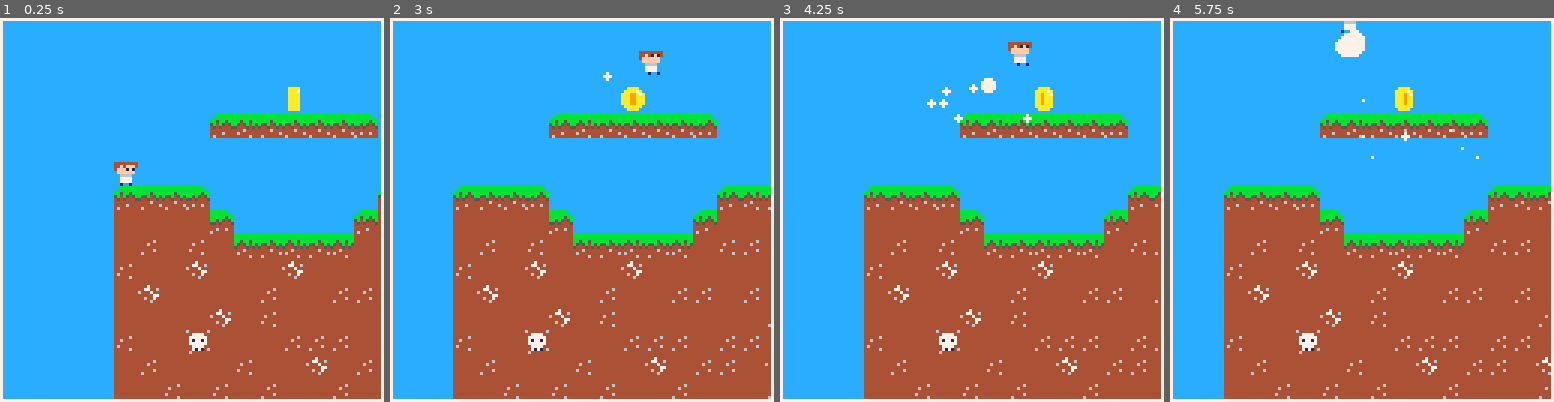
Above: before the commit, frames 1-4 (left to right).
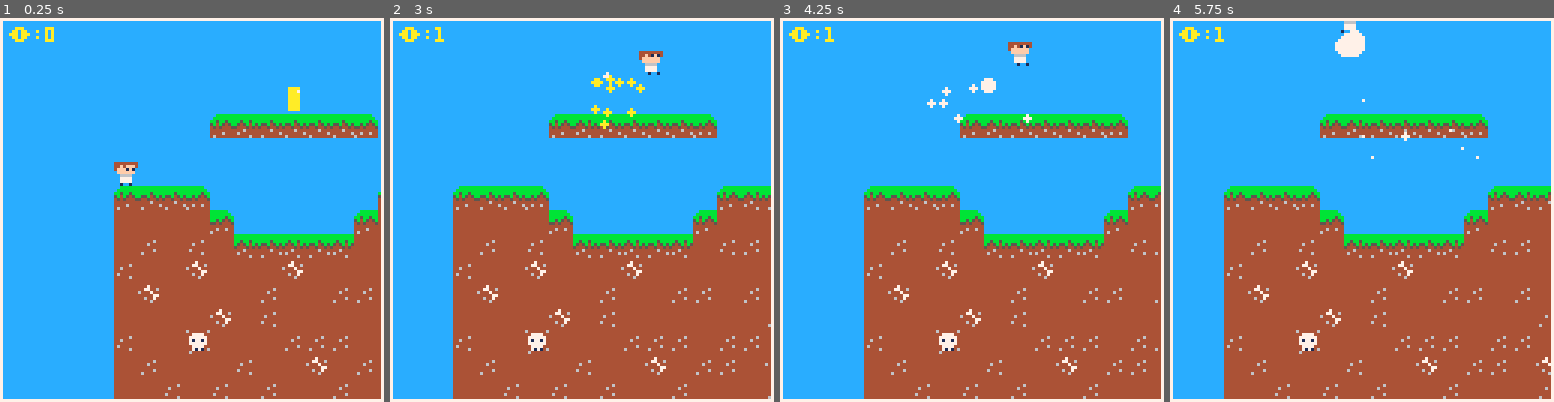
Above: after the commit, the same moments.

Repository: XFajk/vulakan-runner-pico8
Game: PICO-8 cartridge vulkan_runner.p8
Same seed, same stepped clock (60 frames per second), same inputs: the game is played once before the commit and once after it.
Inputs:
- Up to frame 1 (0.25 s): no input
- Up to frame 2 (3 s): tap X (X key) at 0.33, 1.07, 1.85, 2.97 s; tap O (Z key) at 0.7, 1.7, 2.1, 2.5, 2.9 s; hold Right 1.6-2.1 s; hold Right from 2.47 s (still down)
- Up to frame 3 (4.25 s): release Right at 3.03 s; hold Left 3.08-3.58 s; tap O (Z key) at 3.3, 3.7, 4.1 s; hold Right from 4.02 s (still down); tap X (X key) at 4.08 s
- Up to frame 4 (5.75 s): tap O (Z key) every 0.4 s from 4.5 to 5.7 s; release Right at 4.68 s; hold Left 5.08-5.68 s; tap X (X key) at 5.2 s

The runs differ from the first frame. In frame 1, 0.2% of the frame differs, in the area x 2-15%, y 2-7%; in frame 2, 0.8%, in the area x 2-67%, y 2-29%; in frame 3, 0.5%; in frame 4, 0.5%.

Commit message:
added a coin collection system and a kill system
added a coin collection system and a kill system then smoothed up the eye animation and expanded the test level

Diff:
--- a/vulkan_runner.p8
+++ b/vulkan_runner.p8
@@ -6,6 +6,8 @@
 	coin_i={1,gen_anim({16,17,18,19},{4,3,3,3})}
 	ply=player(0,50)
 	plat={}
+	cs={}
+	trs={}
 
 	scr={0,0}
 
@@ -13,8 +15,8 @@
 
 function _update()
 
-	ply:update(plat)
-	scr[1]+=(ply.box.x1-scr[1]-68)/10
+	ply:update(plat,cs,trs)
+	if (ply.♥) scr[1]+=(ply.box.x1-scr[1]-68)/10
 
 	-- coin animation logic
 	if coin_i[1] < #coin_i[2]then
@@ -32,22 +34,28 @@
 	--begin drawing of the map
 	c_block=0 --curent block
 	plat={}
+	cs={}
+	trs={}
 	for y=0,16 do
-		for x=0,70 do
+		for x=0,72 do
 			c_block=mget(x,y)
 			if c_block ~= 0 then
 				if c_block == 162 then
 					spr(coin_i[2][coin_i[1]],x*8-scr[1],y*8-1)
 				else
 					spr(c_block,x*8-scr[1],y*8)
-					add(plat,█(x*8,y*8,7,7))
-				end
+				end
+				if (fget(c_block,0)) add(plat,█(x*8,y*8,7,7))
+				if (fget(c_block,1)) add(cs,█(x*8,y*8,7,7))
+				if (fget(c_block,2)) add(trs,█(x*8+3,y*8+3,1,1))
 			end
 		end
 	end
 	-- end drawing of the map
 
 	ply:draw(scr)
+
+	print("☉:"..ply.points,3,3,10)
 
 	rect(0,0,127,127,7)
 end
@@ -157,6 +166,8 @@
 		jumped=false,
 		djumped=true,
 		air⧗=0,
+		points=0,
+		♥=true,
 
 		--animation logic
 		anim_i=0,
@@ -171,7 +182,7 @@
 		inp_pars={},
 		walk⧗=time(),
 
-		update=function(self,plat)
+		update=function(self,plat,cs,trs)
 
 			-- walking logic
 			self.vel={0,0}
@@ -202,6 +213,8 @@
 				end
 			end
 
+			if (btn(5) and not self.♥) self.♥=true
+
 			self.vel[2] += self.force
 			self.force+=0.5
 			if self.force>7 then
@@ -214,7 +227,9 @@
 				self.mode="walk"
 			end
 
-			-- sound logic
+			if not self.♥ then
+				self.vel={0,0}
+			end
 
 			-- collision logic
 			self.box,col=move(self.box,self.vel,plat)
@@ -235,6 +250,15 @@
 			if col.top then
 				self.force=1
 			end
+
+			for i,t in pairs(trs) do
+				if (coll(self.box,t)) self:kill()
+			end
+
+			for i,c in pairs(cs) do
+				if (coll(self.box,c)) self:pick_c(c)
+			end
+
 
 			-- sound logic
 			if time()-self.walk⧗ > 0.2 and col.bottom and self.mode=="walk" then
@@ -255,9 +279,9 @@
 					self.anim_i=2
 				elseif self.force<0 then
 					self.anim_i=0
-				elseif self.force==0then
+				elseif flr(self.force)==0then
 					self.anim_i=1
-				elseif self.force>0 then
+				elseif flr(self.force)>0 then
 					self.anim_i=2
 				end
 			else
@@ -268,7 +292,8 @@
 			elseif self.vel[1]<0 then
 				self.facing=true
 			end
-			spr(self.anims[self.mode][self.anim_i+1],self.box.x1-scroll[1],self.box.y1,1,1,self.facing,false)
+
+			if (self.♥) spr(self.anims[self.mode][self.anim_i+1],self.box.x1-scroll[1],self.box.y1,1,1,self.facing,false)
 
 			-- particle logic
 			for i,p in pairs(self.pars) do
@@ -291,6 +316,39 @@
 					self.inp_pars[i]=nil
 				end
 			end
+
+			if not self.♥ then
+				print("press ❎ to respawn", 30,40,8)
+			end
+
+		end,
+		kill=function(s)
+			sfx(4)
+			for i=0,60 do
+					add(s.inp_pars,{{s.box.x1+4,s.box.y2+4},{(rnd(20)-10)/5,(rnd(10)-10)/3},5,8})
+			end
+			s.vel={0,0}
+			s.jumped=false
+			s.djumped=true
+			s.air⧗=0
+			s.♥=false
+
+			s.anim_i=0
+			s.mode="idle"
+			s.facing=false
+			s.walk⧗=time()
+			s.box.x1=0
+			s.box.y1=50
+			s.box:update()
+		end,
+
+		pick_c=function(s,c)
+			s.points+=1
+			mset(c.x1/8,c.y1/8,0)
+			sfx(0)
+			for i=0,10 do
+					add(s.inp_pars,{{s.box.x1+4,s.box.y2+4},{(rnd(20)-10)/8,(rnd(10)-10)/4},2,10})
+			end
 		end
 	}
 end
@@ -423,27 +481,36 @@
 
 
 
+
+__gff__
+0000000000000000000000000000000000000000000000000000000000000000000000000000000000000000000000000000000000000000000000000000000000000000000000000000000000000000000000000000000000000000000000000000000000000000000000000000000000000000000000000000000000000000
+0101010100040404000000000000000001010101010000000004040000000000010102040000000004040400000000000000000000000000000000000000000000000000000000000000000000000000000000000000000000000000000000000000000000000000000000000000000000000000000000000000000000000000
 __map__
 0000000000000000000000000000000000000000000000000000000000000000000000000000000000000000000000000000000000000000000000000000000000000000000000000000000000000000000000000000000000000000000000000000000000000000000000000000000000000000000000000000000000000000
 0000000000000000000000000000000000000000000000000000000000000000000000000000000000000000000000000000000000000000000000000000000000000000000000000000000000000000000000000000000000000000000000000000000000000000000000000000000000000000000000000000000000000000
 0000000000000000000000000000000000000000000000000000000000000000000000000000000000000000000000000000000000000000000000000000000000000000000000000000000000000000000000000000000000000000000000000000000000000000000000000000000000000000000000000000000000000000
 00000000000000a2000000000000000000000000000000000000000000000000000000000000000000000000000000000000000000000000000000000000000000000000000000000000000000000000000000000000000000000000000000000000000000000000000000000000000000000000000000000000000000000000
-0000000080818282828283000000000000000000000000000000000000000000000000000000000000000000000000000000000000000000000000000000000000000000000000000000000000000000000000000000000000000000000000000000000000000000000000000000000000000000000000000000000000000000
-0000000000000000000000000000000000000000000000000000000000000000000000000000000000000000000000000000000000000000000000000000000000000000000000000000000000000000000000000000000000000000000000000000000000000000000000000000000000000000000000000000000000000000
-0000000000000000000000000000000000000000000000000000000000000000000000000000000080818182830000000000000000000000000000000000000000000000000000000000000000000000000000000000000000000000000000000000000000000000000000000000000000000000000000000000000000000000
-8082828300000000000000808182828182818282818182818300000000000000000000000000000094949294940000000000000000000000000000000000000000000000000000000000000000000000000000000000000000000000000000000000000000000000000000000000000000000000000000000000000000000000
-9494949483000000000080949494949494949494909494949400000000808182818300000000000094949494940000000000000000000000000000000000000000000000000000000000000000000000000000000000000000000000000000000000000000000000000000000000000000000000000000000000000000000000
-9492949094818281828194909294949290909494909090949400000000949494949400000000000094909290900000000000000000000000000000000000000000000000000000000000000000000000000000000000000000000000000000000000000000000000000000000000000000000000000000000000000000000000
-9094949194949491949494949494929490929192949292949400000000949492949400000000000094949494940000000000000000000000000000000000000000000000000000000000000000000000000000000000000000000000000000000000000000000000000000000000000000000000000000000000000000000000
-9491949494949294949292949294929094949492929494949400000000949094949400000000000094909294940000000000000000000000000000000000000000000000000000000000000000000000000000000000000000000000000000000000000000000000000000000000000000000000000000000000000000000000
-9494949491949094949494949492949094949492929494949400000000949290909400000000000094949294940000000000000000000000000000000000000000000000000000000000000000000000000000000000000000000000000000000000000000000000000000000000000000000000000000000000000000000000
-9094949394949492929294929294949494949292949094919400000000949492949400000000000094929494940000000000000000000000000000000000000000000000000000000000000000000000000000000000000000000000000000000000000000000000000000000000000000000000000000000000000000000000
-9492949494909494919492929491929294949292929494909400000000949090949400000000000094909492940000000000000000000000000000000000000000000000000000000000000000000000000000000000000000000000000000000000000000000000000000000000000000000000000000000000000000000000
-9494909490949294949294949492929494949494949494949400000000949494909400000000000094949494940000000000000000000000000000000000000000000000000000000000000000000000000000000000000000000000000000000000000000000000000000000000000000000000000000000000000000000000
-…(7 lines of a section not shown)…
+0000000080818282828283000000000000000000000000a20000000000000000000000000000000000000000000000000000000000000080828281830000a3a3a3000080818181818300000000000000000000000000000000000000000000000000000000000000000000000000000000000000000000000000000000000000
+000000000000000000000000000000000000000000000000000000000000000000000000000000000000a3a3a3000000000000000000009494949494a1a1a1a1a1a1a194949494949400000000000000000000000000000000000000000000000000000000000000000000000000000000000000000000000000000000000000
+00000000000000000000000000000000000000000000a3a3a30000000000000000000000000000b28181818281b000000000000000000094949494940000000000000094949494949400000000000000000000000000000000000000000000000000000000000000000000000000000000000000000000000000000000000000
+80828283000000000000008081828281828182828181828182b000000000000000000000000000b39494929494b100000000000000000094949494940000000000000094949494949400000000000000000000000000000000000000000000000000000000000000000000000000000000000000000000000000000000000000
+94949494830000000000809494949494949494949094949494b1000000808182818300000000000094949494940000000000000000b28294949494940000000000000094949494949400000000000000000000000000000000000000000000000000000000000000000000000000000000000000000000000000000000000000
+949294909481828182819490929494929090949490909094940000000094949494940000000000009490929090000000808182830000b494949494940000000000000094949494949400000000000000000000000000000000000000000000000000000000000000000000000000000000000000000000000000000000000000
+9094949194949491949494949494929490929192949292949400000000949492949400000000000094949494940000009494949400000094949494940000000000000094949494949400000000000000000000000000000000000000000000000000000000000000000000000000000000000000000000000000000000000000
+9491949494949294949292949294929094949492929494949400000000949094949400000000000094909294940000009294929400000084848484840000000000000094949494949400000000000000000000000000000000000000000000000000000000000000000000000000000000000000000000000000000000000000
+949494949194909494949494949294909494949292949494940000000094929090940000000000009494929494000000929291940000008484848484a200000000000094949494949400000000000000000000000000000000000000000000000000000000000000000000000000000000000000000000000000000000000000
+9094949394949492929294929294949494949292949094919485868586949492949485868785868594929494948585859492949485858594949494948300000000000094949494949400000000000000000000000000000000000000000000000000000000000000000000000000000000000000000000000000000000000000
+949294949490949491949292949192929494929292949490949598959594909094949698989698969490949294989798949292949898989494949494b500000000000094949494949400000000000000000000000000000000000000000000000000000000000000000000000000000000000000000000000000000000000000
+9494909490949294949294949492929494949494949494949497959897949494909498979897989894949494949898989494949498979894949494948587868785868594949494949400000000000000000000000000000000000000000000000000000000000000000000000000000000000000000000000000000000000000
+0000000000000000000000000000000000000000000000000000000000000000000000000098989898989898989898989898989898989895989898989598989898989898980000000000000000000000000000000000000000000000000000000000000000000000000000000000000000000000000000000000000000000000
+0000000000000000000000000000000000000000000000000000000000000000000000000098969898989898989897989898989898989795959595959595959598989898980000000000000000000000000000000000000000000000000000000000000000000000000000000000000000000000000000000000000000000000
+0000000000000000000000000000000000000000000000000000000000000000000000000096969698979898989898989897979797979798989898959595959598989898980000000000000000000000000000000000000000000000000000000000000000000000000000000000000000000000000000000000000000000000
+0000000000000000000000000000000000000000000000000000000000000000000000000098989898989898989898989898989898989898989898989898989898989898980000000000000000000000000000000000000000000000000000000000000000000000000000000000000000000000000000000000000000000000
+…(8 lines of a section not shown)…
Not shown, changed: 35 lines of the sprite sheet (__gfx__) section of vulkan_runner.p8
Not shown, changed: the sound effects (__sfx__) section of vulkan_runner.p8
Not shown, changed: README.md
Not shown, added: vulkan_runner_3.gif
